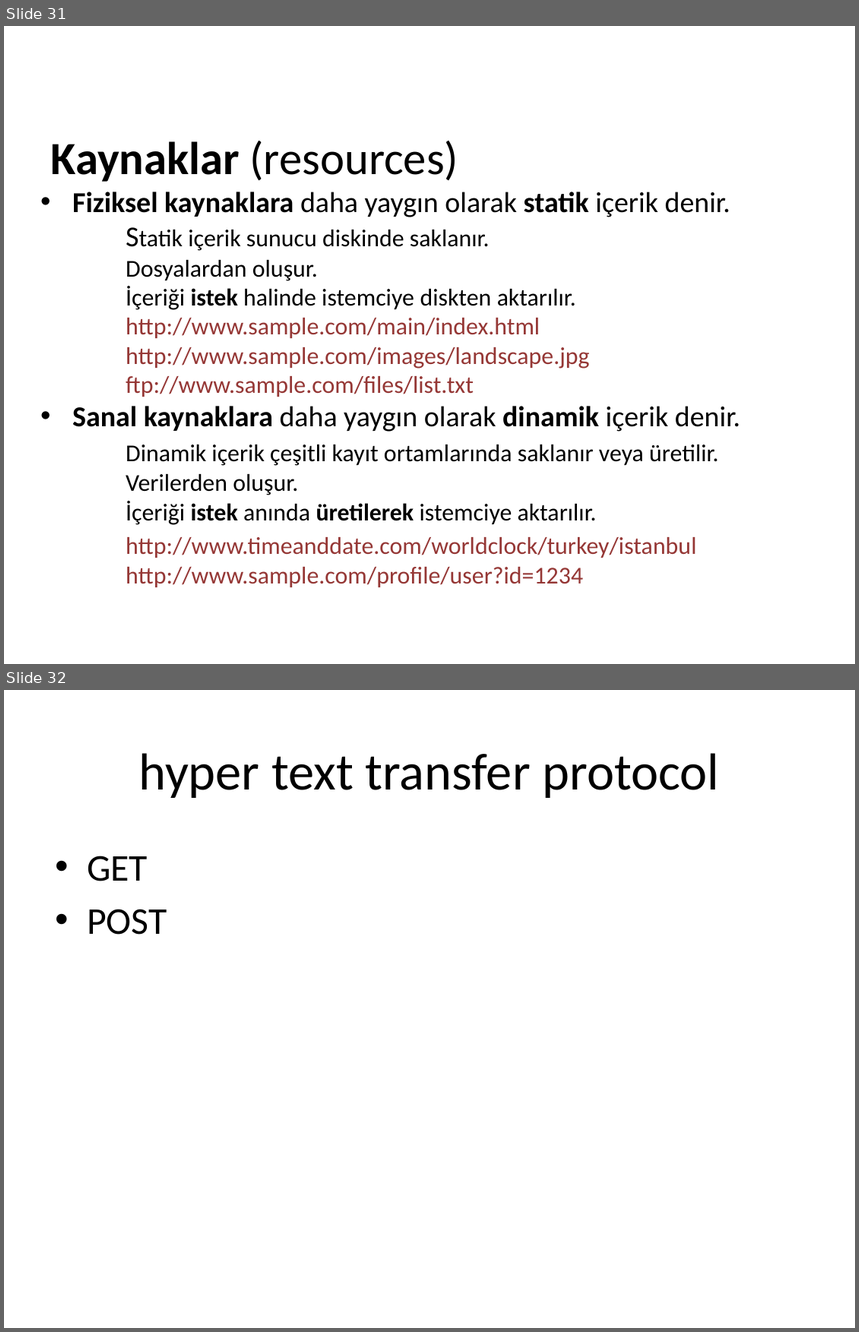
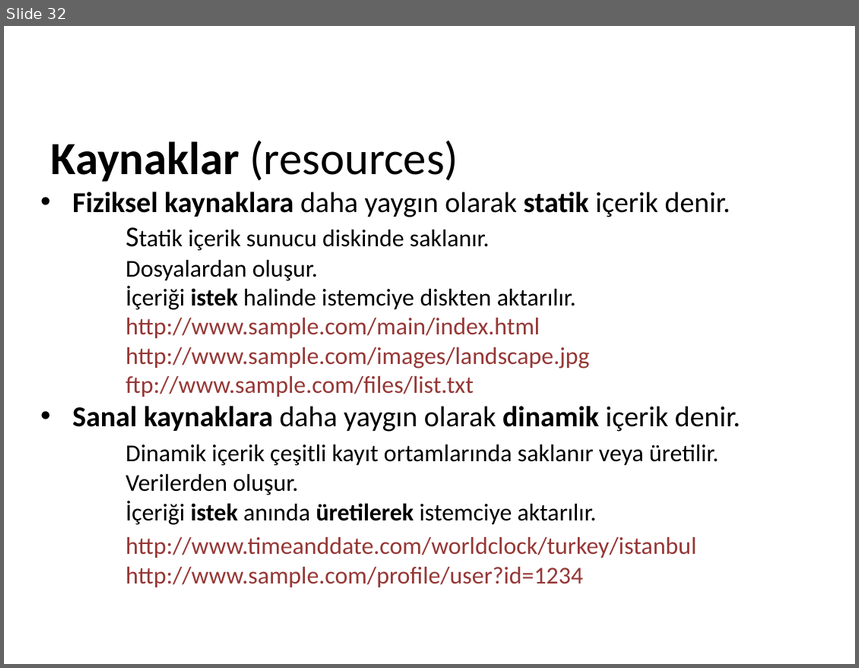
Before and after one commit to cemmerven/attrac, a slide deck: AttendanceTracker/Web Adresi.pptx. Shown one above the other, each under a label of ours: slides 31 and 32 before the commit, slide 32 after it. The pictures are 859x1332 and 859x668 pixels, drawn with LibreOffice and Linux fonts; fonts in the diff are those of the drawing. Boxes give left, top, right and bottom in pixels: in the first picture for what was removed or moved away, otherwise in the second. Text is boxed around its words. In the diff, an @@ line names an element or a change of style, - is before the commit and + after.

```diff
--- a/AttendanceTracker/Web Adresi.pptx
+++ b/AttendanceTracker/Web Adresi.pptx
@@ slide 32 removed at (4,690,855,1328), background #FFFFFF @@
@@ title removed at (139,753,719,798) @@
-hyper text transfer protocol
@@ text removed at (87,856,167,935) @@
-• GET
-• POST
@@ what was slide 31 is now slide 32 @@
```
Also in this commit, not shown: 1 slide changed, 2 slides added, 7 other files.
